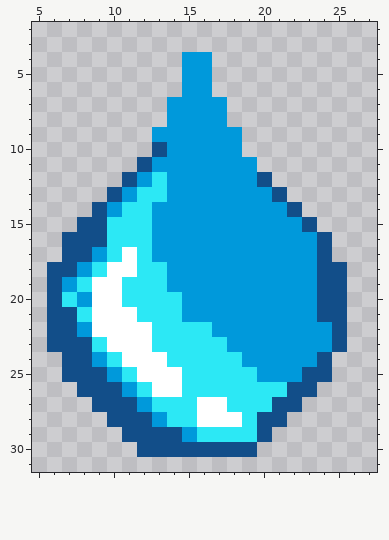
File history of a pixel-art sprite, assets/water.png. The picture above is the old version.
The file is 32x32 pixels. Shown: x 5..27, y 2..31.
The same view after the edit:
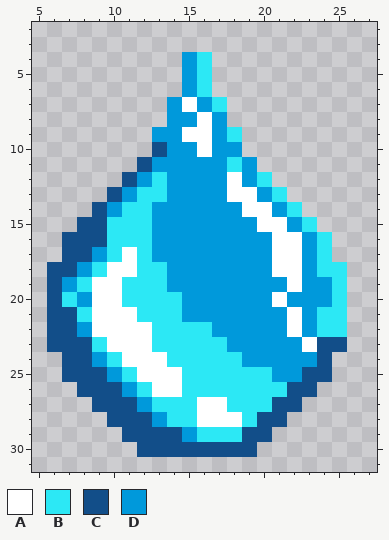
Palette (. is transparent): A #ffffff  B #2ce8f5  C #124e89  D #0099db
What changed:
y 4..6: x 16 D -> B
y 7: x 15 D -> A; x 17 D -> B
y 8: x 16 D -> A
y 9: x 15..16 DD -> AA; x 18 D -> B
y 10: x 16 D -> A
y 11: x 18 D -> B
y 12: x 18 D -> A; x 20 C -> B
y 13: x 18..19 DD -> AA; x 21 C -> B
y 14: x 19..20 DD -> AA; x 22 C -> B
y 15: x 20..21 DD -> AA; x 23 C -> B
y 16..17: x 21..22 DD -> AA; x 24 C -> B
y 18: x 21..22 DD -> AA; x 24..25 CC -> BB
y 19: x 22 D -> A; x 24..25 CC -> DB
y 20: x 21 D -> A; x 24..25 CC -> DB
y 21: x 22 D -> A; x 24..25 CC -> BB
y 22: x 22 D -> A; x 24..25 DC -> BB
y 23: x 23..24 DD -> AC
y 25: x 20 D -> B
y 29: x 19 B -> C
Changed places in both pictures, as pixel boxes (x1, y1, x2, y2):
changed: (182, 52, 347, 382)
changed: (242, 427, 257, 442)
